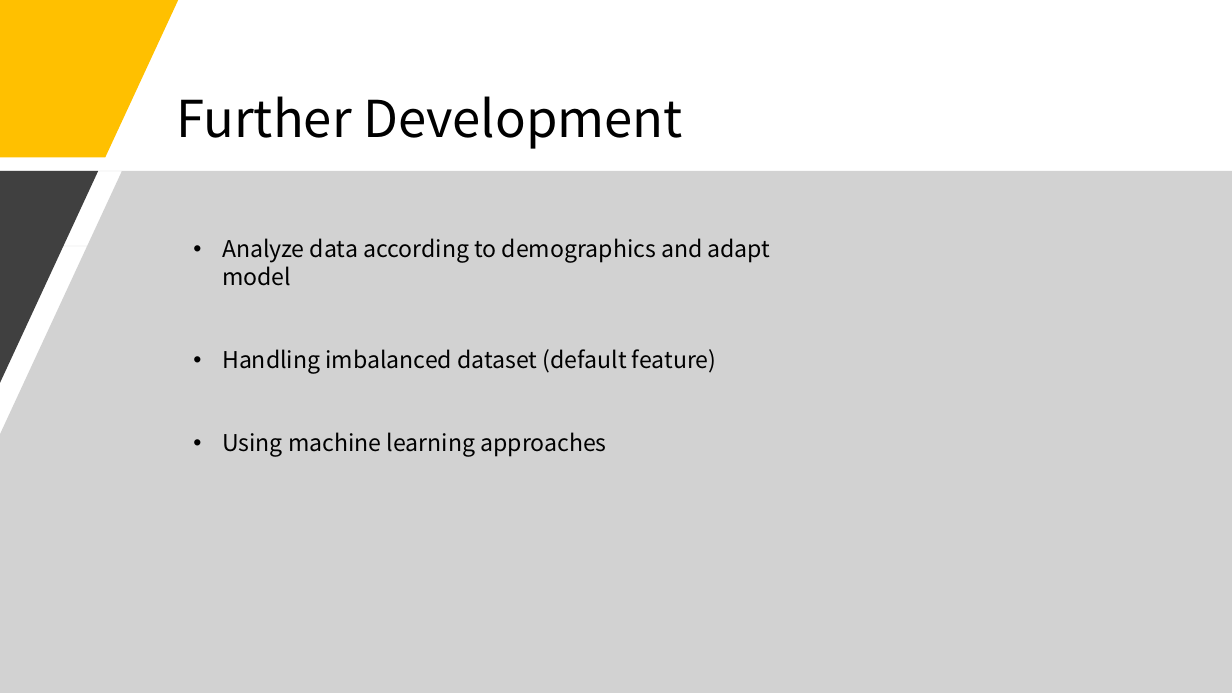
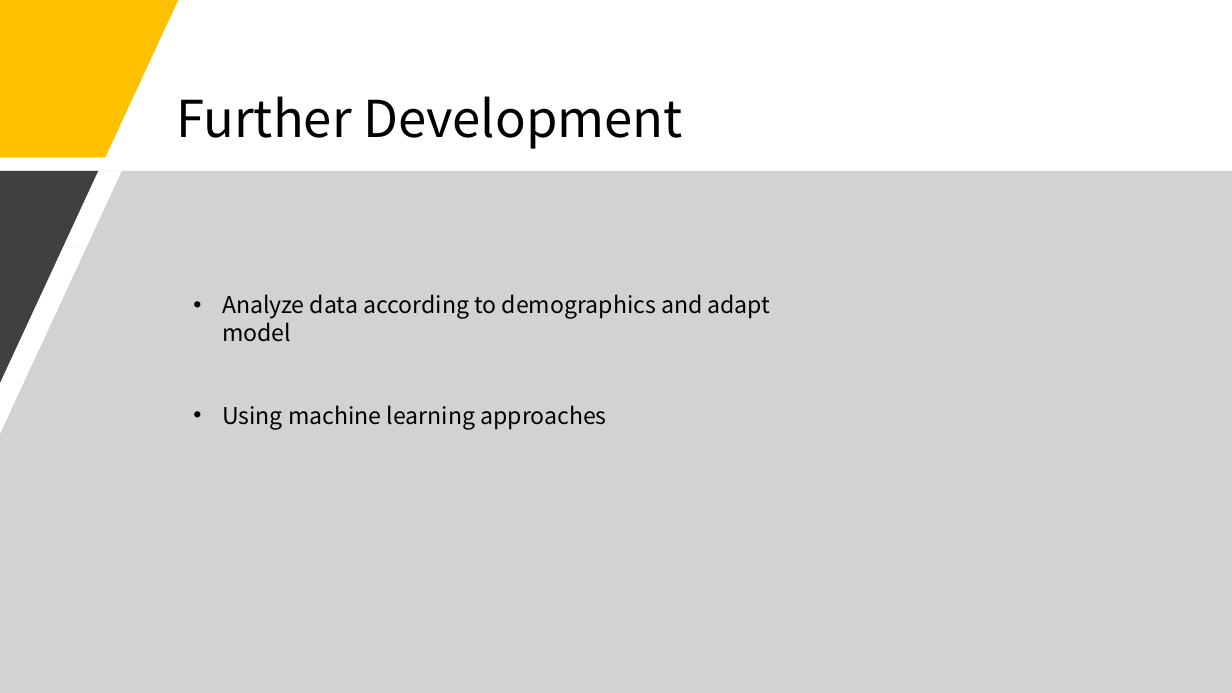
Before and after one commit to Shinan-tech/Credit_default, a slide deck: slide 8 of Default prediction model_completed.pptx. Drawn at 1232x693 pixels with LibreOffice and Linux fonts; fonts in the diff are those of the drawing. Boxes give left, top, right and bottom in pixels: in the first picture for what was removed or moved away, otherwise in the second. Text is boxed around its words. In the diff, an @@ line names an element or a change of style, - is before the commit and + after.

Commit message:
Final presentation

```diff
--- a/Default prediction model_completed.pptx
+++ b/Default prediction model_completed.pptx
@@ text at [222, 349, 716, 374]: paragraph removed @@
-• Handling imbalanced dataset (default feature)
```
